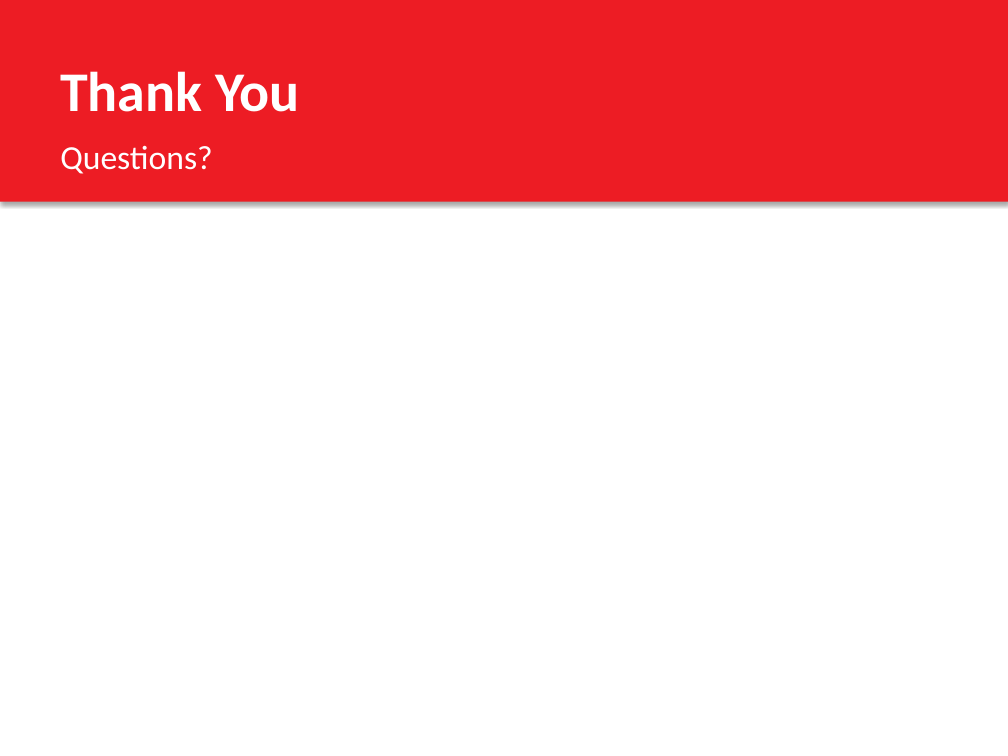
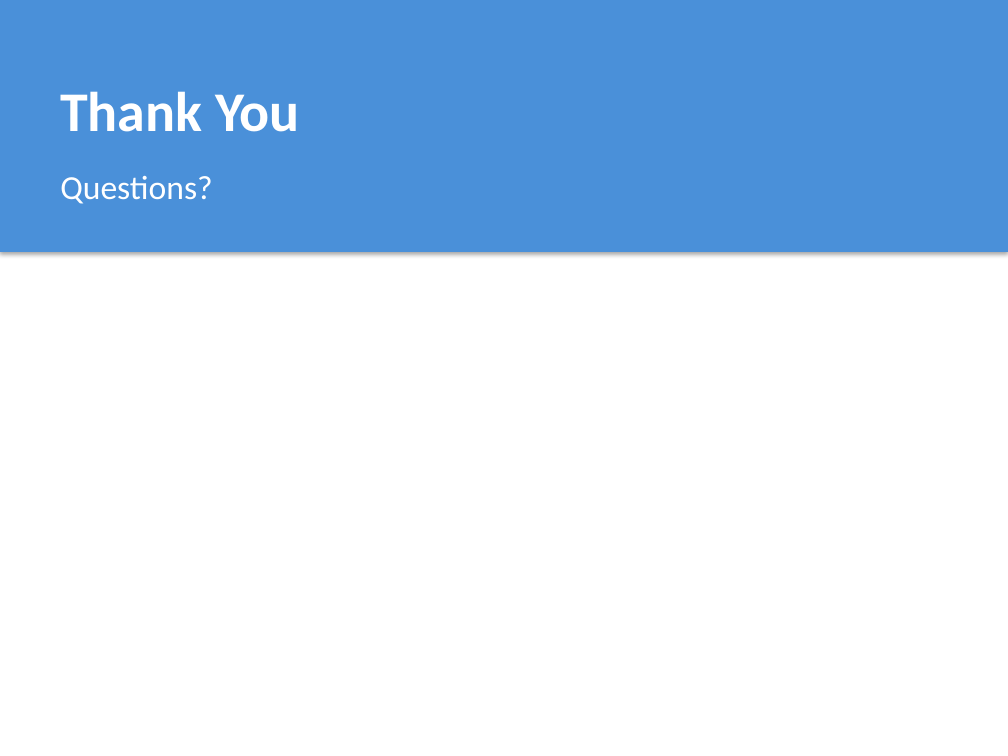
Before and after one commit to adityakommu/adb_demo, a slide deck: slide 8 of SearchKeywordPerformance_Presentation.pptx. Drawn at 1008x756 pixels with LibreOffice and Linux fonts; fonts in the diff are those of the drawing. Boxes give left, top, right and bottom in pixels: in the first picture for what was removed or moved away, otherwise in the second. Text is boxed around its words. In the diff, an @@ line names an element or a change of style, - is before the commit and + after.

Commit message:
Update presentation with light colors

```diff
--- a/SearchKeywordPerformance_Presentation.pptx
+++ b/SearchKeywordPerformance_Presentation.pptx
@@ rectangle resized from (x1=0, y1=0, x2=1008, y2=202) to (x1=0, y1=0, x2=1008, y2=252) @@
@@ rectangle at (x1=0, y1=0, x2=1008, y2=252): fill #ED1C24 to #4A90D9 @@
@@ text "Thank You" moved from (x1=60, y1=71, x2=300, y2=112) to (x1=60, y1=91, x2=300, y2=132) @@
@@ text "Questions?" moved from (x1=60, y1=145, x2=213, y2=174) to (x1=60, y1=176, x2=213, y2=204) @@
```
Also in this commit, not shown: 7 other slides changed.
